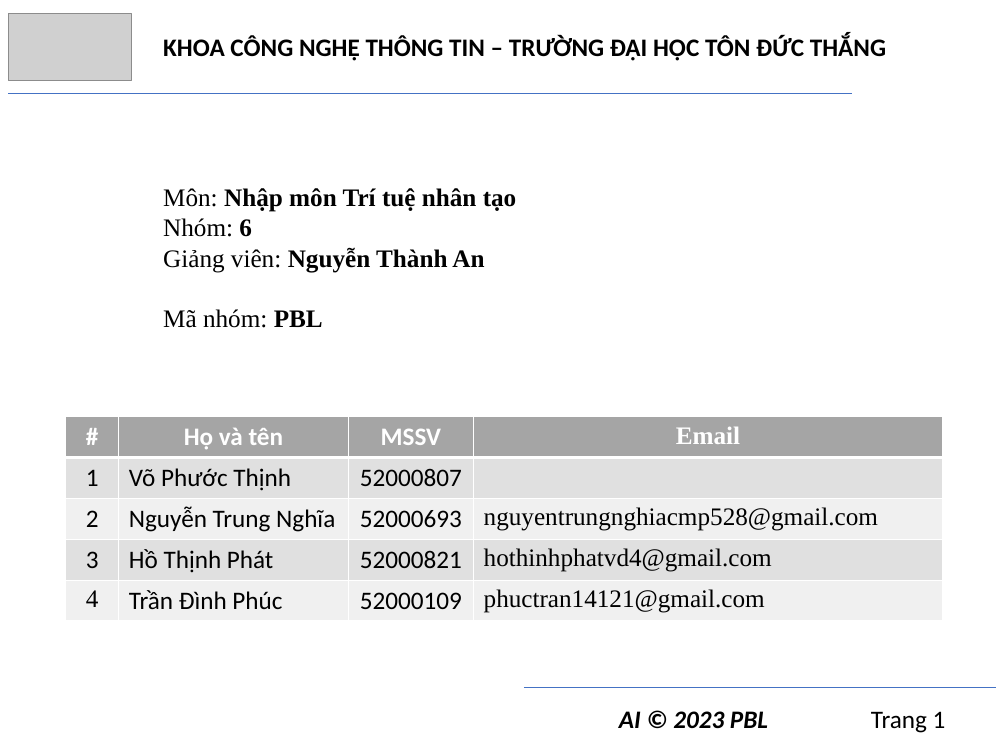
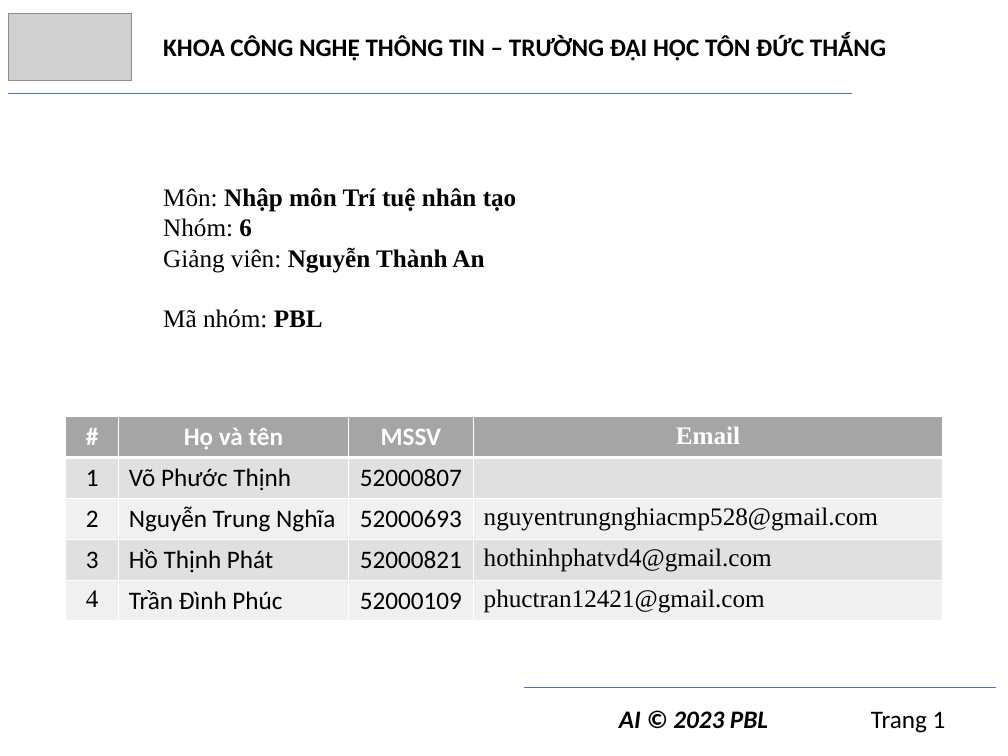
Before and after one commit to trngbro/AI, a slide deck: slide 1 of present/presentation.pptx. Drawn at 1008x756 pixels with LibreOffice and Linux fonts; fonts in the diff are those of the drawing; grey boxes stand for pictures. Boxes give left, top, right and bottom in pixels: in the first picture for what was removed or moved away, otherwise in the second. Text is boxed around its words. In the diff, an @@ line names an element or a change of style, - is before the commit and + after.

```diff
--- a/present/presentation.pptx
+++ b/present/presentation.pptx
@@ table at [66,416,942,621] @@
-row 5, column 4: phuctran14121@gmail.com
+row 5, column 4: phuctran12421@gmail.com
```
Also in this commit, not shown: 12 other slides changed.
